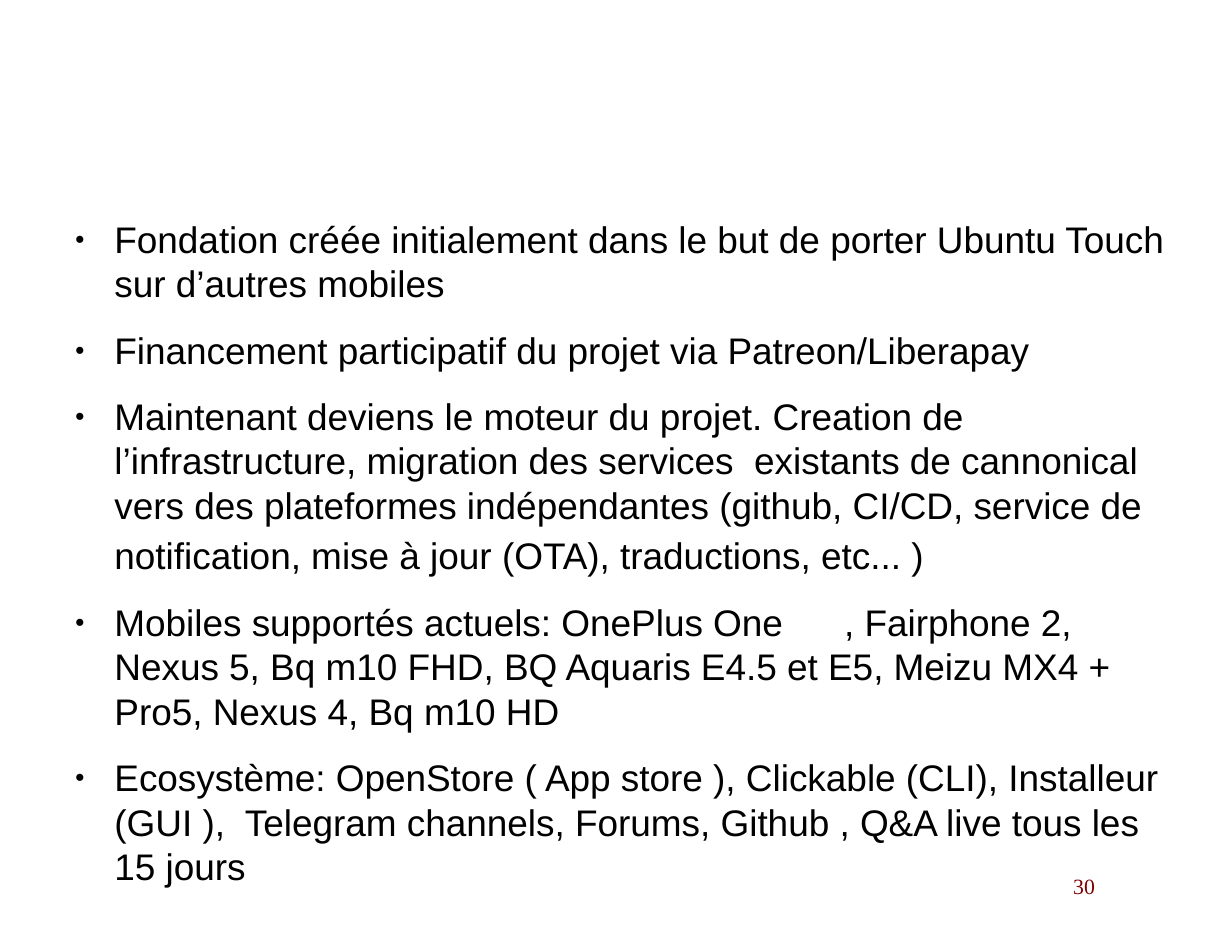
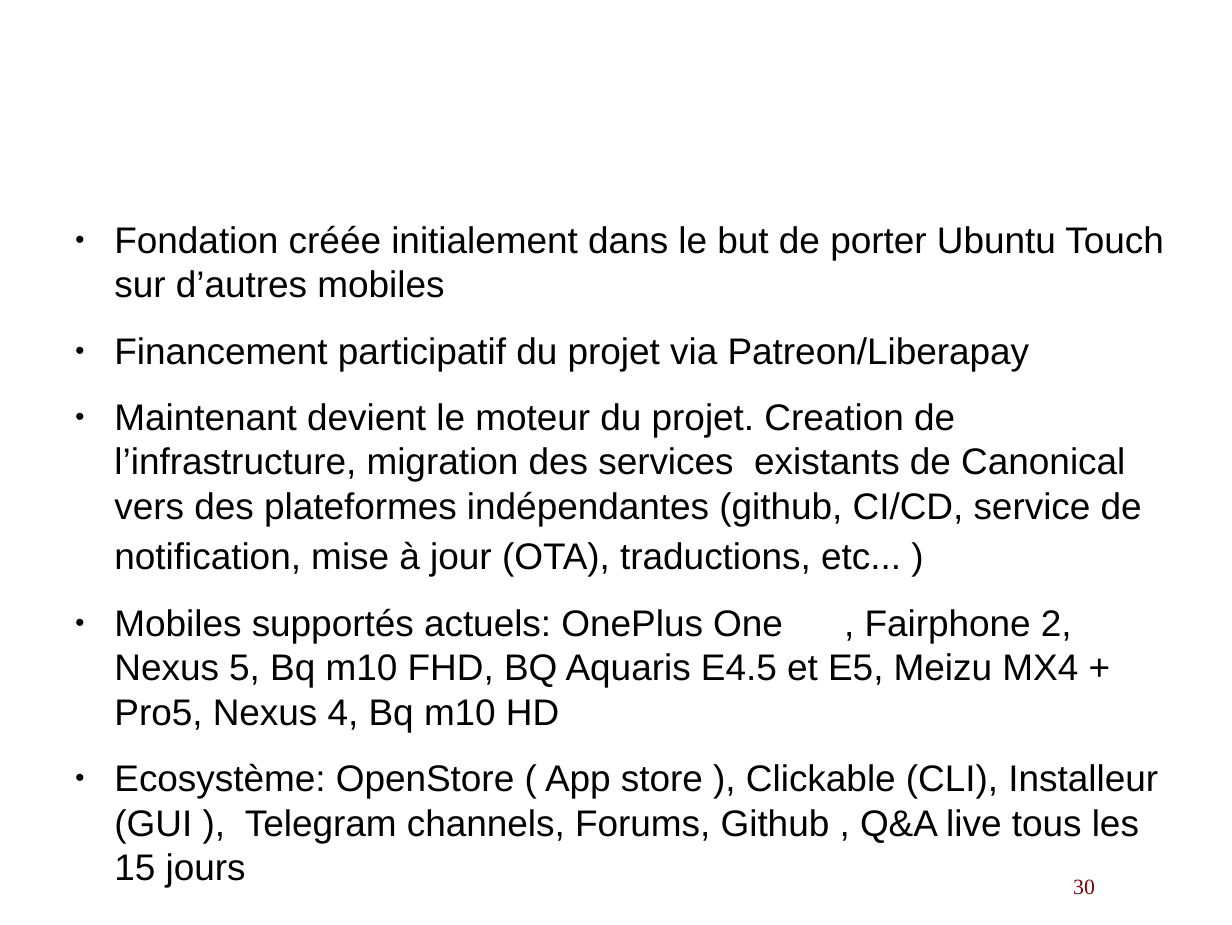
Before and after one commit to lduboeuf/ut-helloworld-py, a slide deck: slide 30 of osmobiles.odp. Drawn at 1232x925 pixels with LibreOffice and Linux fonts; fonts in the diff are those of the drawing; background and template pictures are left out. Boxes give left, top, right and bottom in pixels: in the first picture for what was removed or moved away, otherwise in the second. Text is boxed around its words. In the diff, an @@ line names an element or a change of style, - is before the commit and + after.

```diff
--- a/osmobiles.odp
+++ b/osmobiles.odp
@@ text at (x1=114, y1=403, x2=1142, y2=576): text changed @@
-● Maintenant deviens le moteur du projet. Creation de l’infrastructure, migration des services existants de cannonical vers des plateformes indépendantes (github, CI/CD, service de notification, mise à jour (OTA), traductions, etc... )
+● Maintenant devient le moteur du projet. Creation de l’infrastructure, migration des services existants de Canonical vers des plateformes indépendantes (github, CI/CD, service de notification, mise à jour (OTA), traductions, etc... )
```
Also in this commit, not shown: 6 other slides changed.
